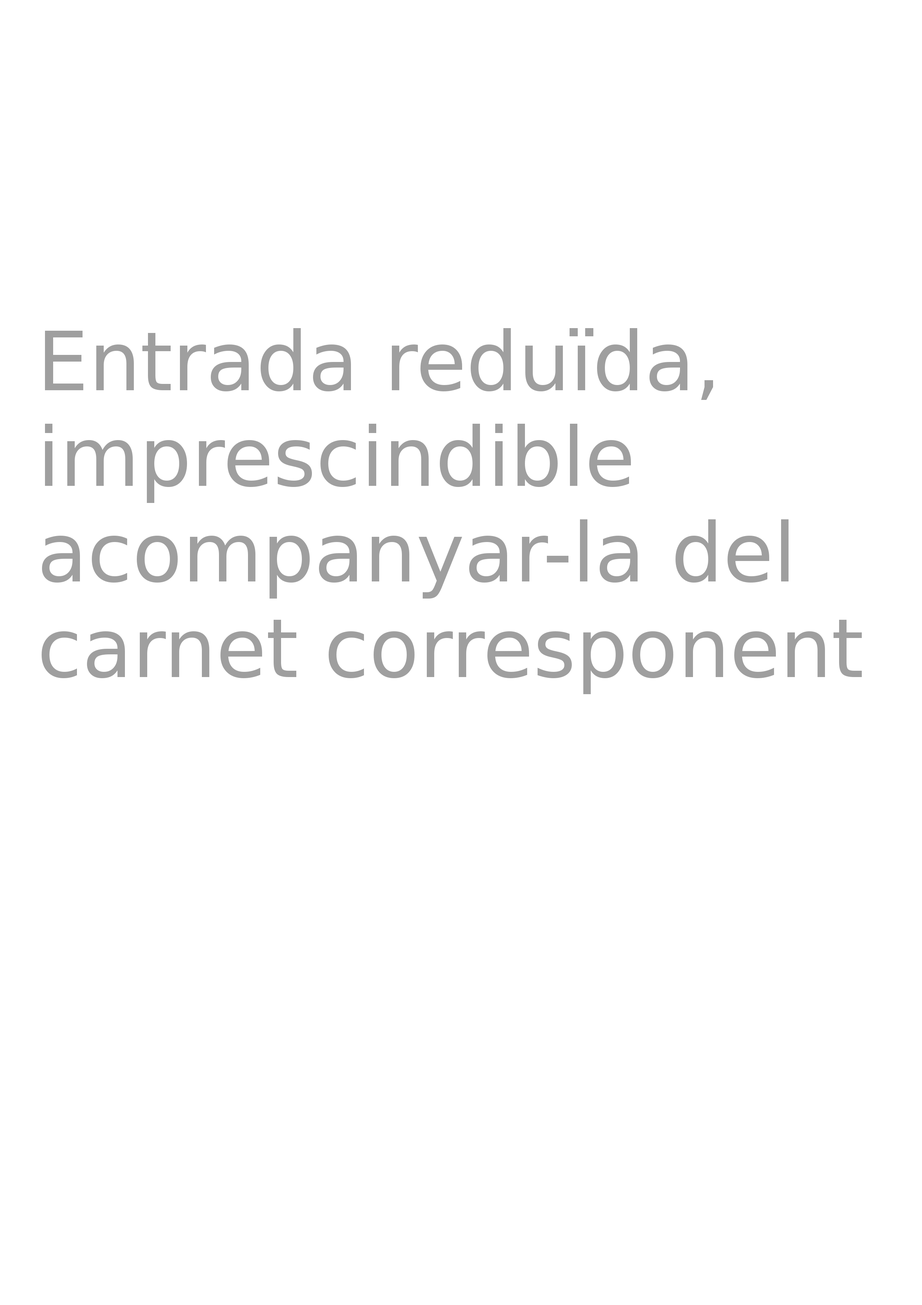
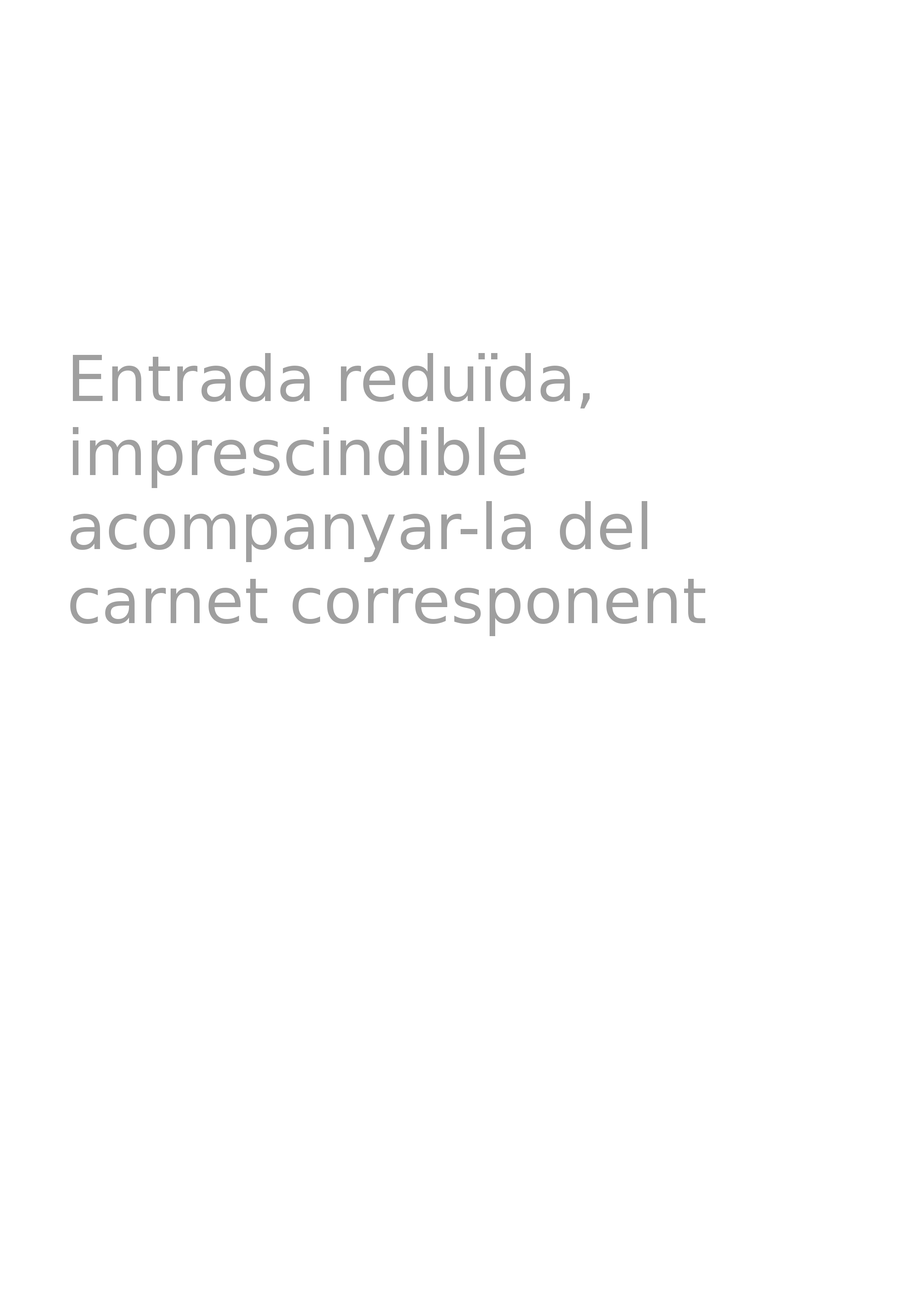
Two versions of the same layered image (922×1305). Layer-by-layer changes:
painted on "Entrada reduïda, imprescindibl..." over [41, 328, 863, 694]
